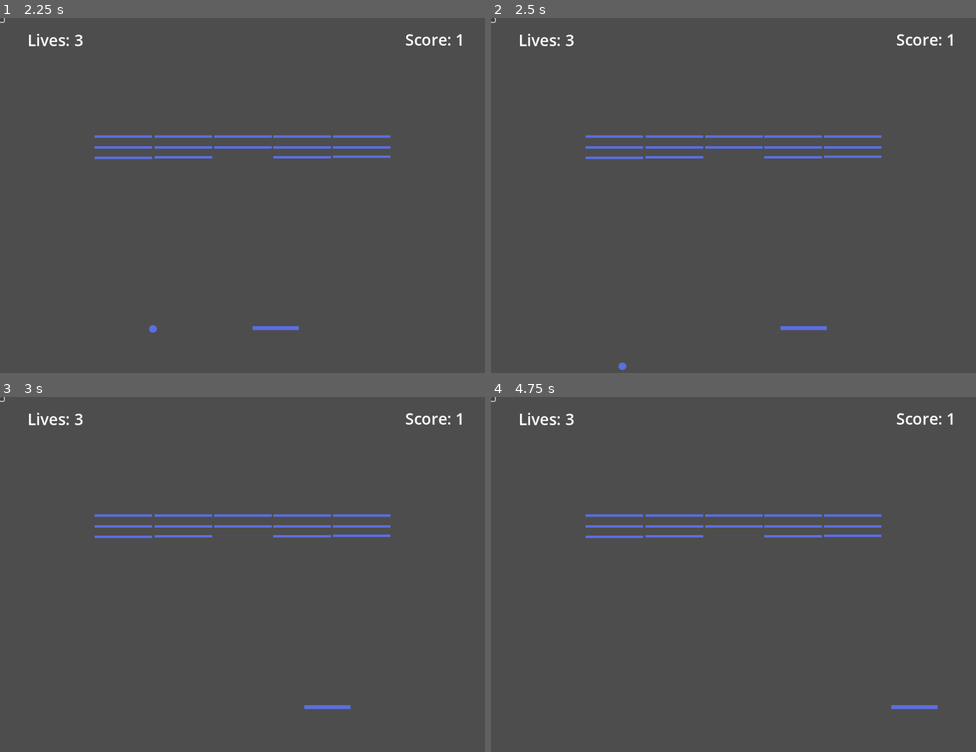
Above: before the commit, frames 1-4 (two rows, left to right).
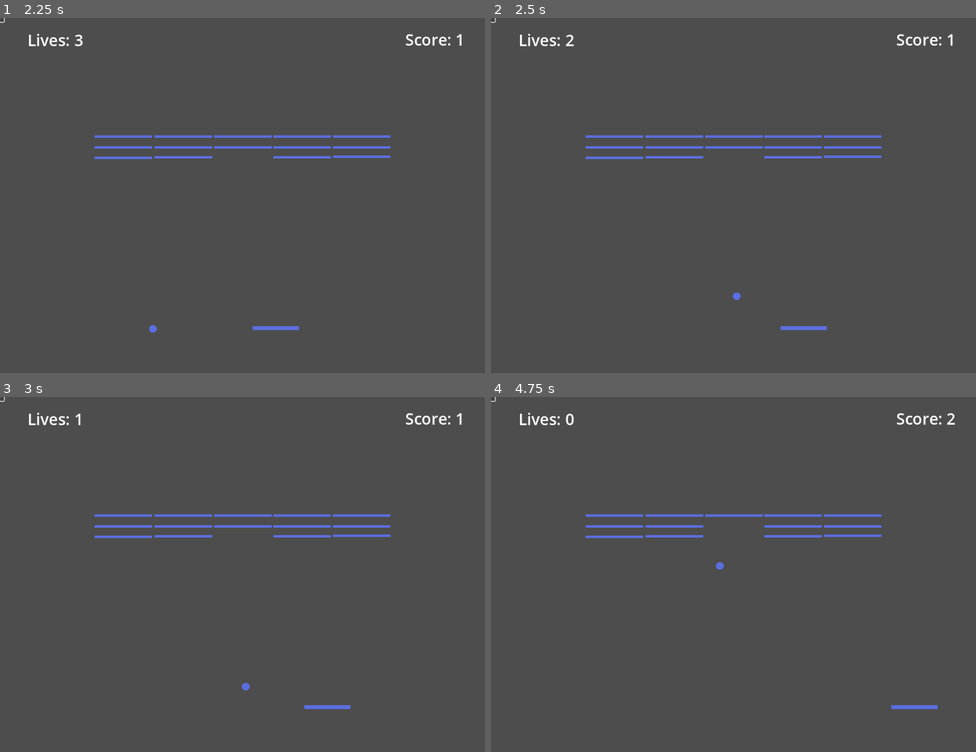
Above: after the commit, the same moments.

Repository: Dripcoding/godot-breakout2d
Game: Godot game, scene res://scenes/main.tscn
The game is run twice, just before and just after one commit, with the same random seed, the same clock (stepped at 60 frames per second) and the same inputs.
Inputs (mouse positions are in pixels of both pictures, inside the frame that each line leads up to):
- Up to frame 1 (2.25 s): click (0, 21) at 0.5 s; click (0, 21) at 1.25 s; tap Enter at 2 s; hold Right (move_right) from 2.03 s (still down)
- Up to frame 2 (2.5 s): keep holding Right (move_right)
- Up to frame 3 (3 s): release Right (move_right) at 2.78 s; hold Left (move_left) from 2.78 s (still down)
- Up to frame 4 (4.75 s): release Left (move_left) at 3.53 s; hold Right (move_right) from 3.53 s (still down)

Frame 1 is identical in both runs. In frame 2, less than 0.1% of the frame differs, in the area x 15-52%, y 4-100%; in frame 3, less than 0.1%; in frame 4, 0.2%, in the area x 15-96%, y 4-49%.

Commit message:
continue game loop when ball out of bounds

Diff:
--- a/code/ball.gd
+++ b/code/ball.gd
@@ -11,6 +11,7 @@
 
 var collided_with_brick: bool = false
 var collided_with_wall: bool = false
+var is_out_of_bounds: bool = false
 
 func _integrate_forces(state: PhysicsDirectBodyState2D):
 	if collided_with_brick:
@@ -21,6 +22,12 @@
 		collided_with_wall = false
 		var rotation_radian = deg_to_rad(wall_collision_rotation)
 		state.apply_impulse(state.linear_velocity.rotated(rotation_radian))
+	elif is_out_of_bounds:
+		position.x = 499
+		position.y = 500
+		linear_velocity.x = 0
+		linear_velocity.y = 350
+		is_out_of_bounds = false
 	else:
 		state.linear_velocity = state.linear_velocity.normalized() * normal_velocity
 
@@ -31,3 +38,6 @@
 		score.emit()
 	elif body.is_in_group('wall'):
 		collided_with_wall = true
+
+func _on_ball_out_of_bounds(body: Node2D):
+	is_out_of_bounds = true
--- a/code/hud.gd
+++ b/code/hud.gd
@@ -15,3 +15,8 @@
 func _on_out_of_bounds_area_out_of_bounds():
 	playerLives -= 1
 	$PlayerLivesLabel.text = 'Lives: ' + str(playerLives)
+
+
+func _on_ball_out_of_bounds(body:Node2D):
+	playerLives -= 1
+	$PlayerLivesLabel.text = 'Lives: ' + str(playerLives)
--- a/scenes/main.tscn
+++ b/scenes/main.tscn
@@ -74,6 +74,5 @@
 offset_bottom = 8.0
 
 [connection signal="score" from="Ball" to="Hud" method="_on_ball_score"]
-[connection signal="body_entered" from="OutOfBoundsArea" to="OutOfBoundsArea" method="_on_body_entered"]
-[connection signal="out_of_bounds" from="OutOfBoundsArea" to="." method="_on_out_of_bounds"]
-[connection signal="out_of_bounds" from="OutOfBoundsArea" to="Hud" method="_on_out_of_bounds_area_out_of_bounds"]
+[connection signal="body_entered" from="OutOfBoundsArea" to="Ball" method="_on_ball_out_of_bounds"]
+[connection signal="body_entered" from="OutOfBoundsArea" to="Hud" method="_on_ball_out_of_bounds"]
